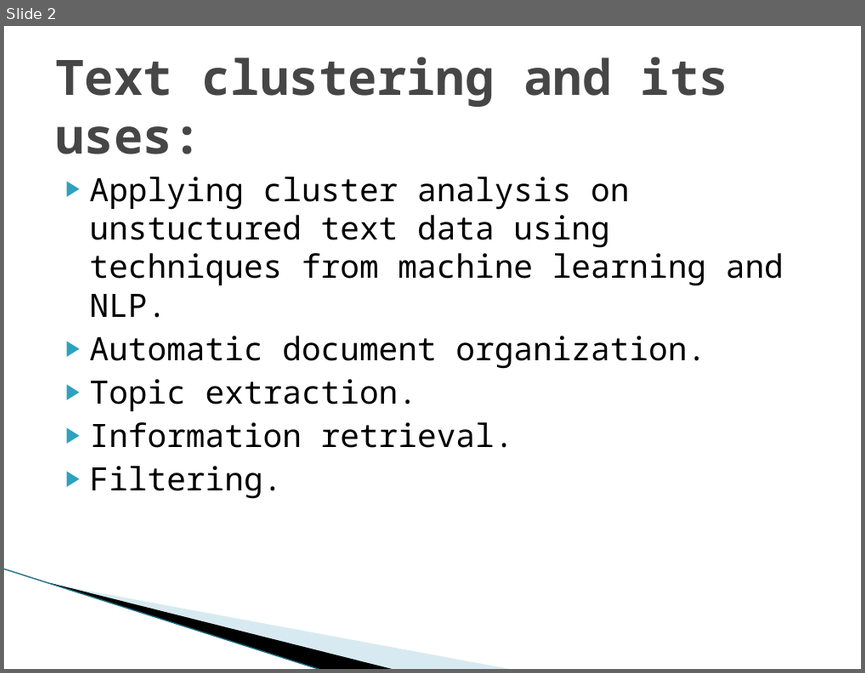
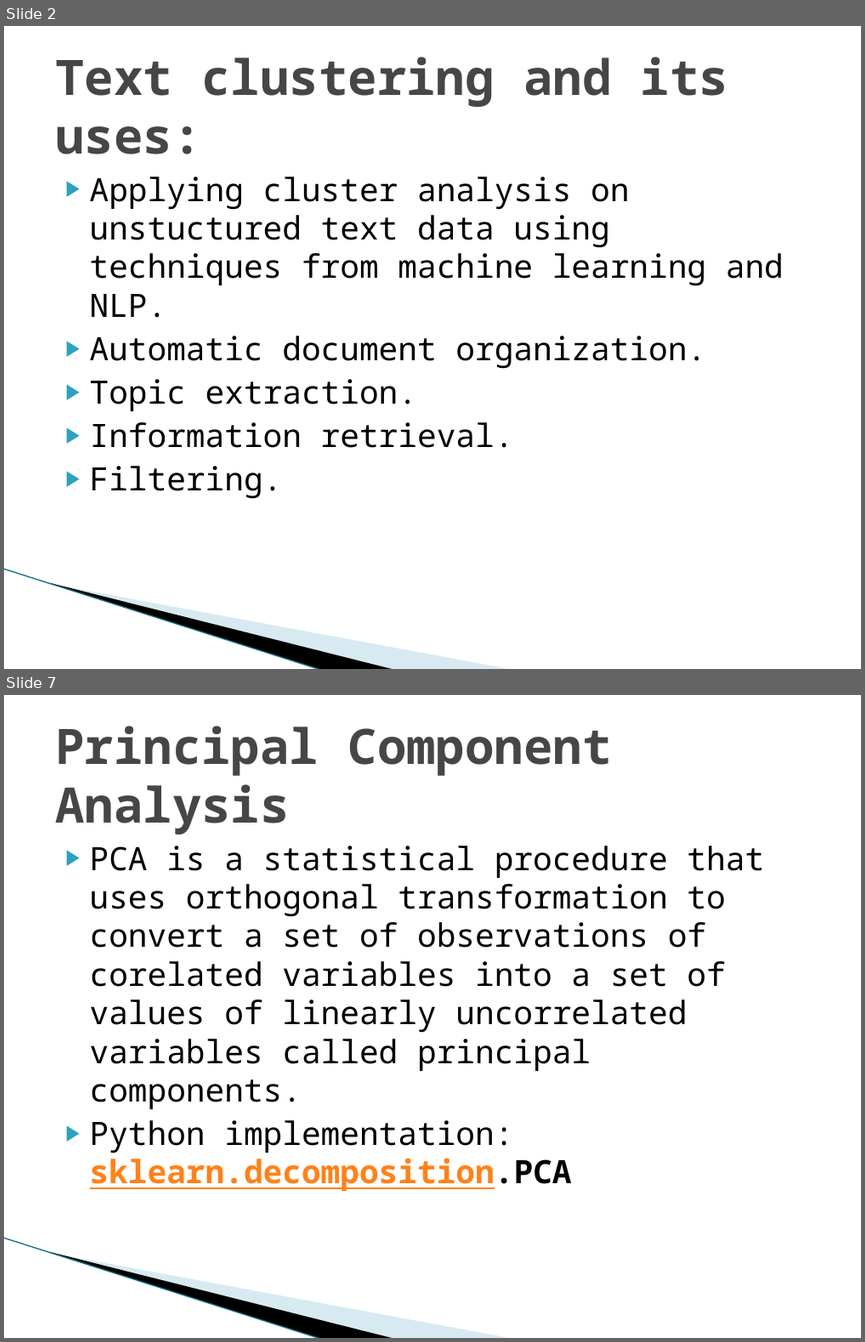
Before and after one commit to Ray784/mini_project, a slide deck: Project ppt.pptx. Shown one above the other, each under a label of ours: slide 2 before the commit, slides 2 and 7 after it; the slides between them are not shown. The pictures are 865x673 and 865x1342 pixels, drawn with LibreOffice and Linux fonts; fonts in the diff are those of the drawing; background and template pictures are left out. Boxes give left, top, right and bottom in pixels: in the first picture for what was removed or moved away, otherwise in the second. Text is boxed around its words. In the diff, an @@ line names an element or a change of style, - is before the commit and + after.

```diff
--- a/Project ppt.pptx
+++ b/Project ppt.pptx
@@ slide 7 added at [4, 695, 861, 1338], background #FFFFFF; not listed: 3 template elements that a slide beside it also shows @@
@@ title added at [55, 726, 612, 834], 41 pt, text #464646, bold @@
+Principal Component Analysis
@@ text added at [90, 845, 764, 1191], 27 pt, text #000000 @@
+▶ PCA is a statistical procedure that uses orthogonal transformation to convert a set of observations of corelated variables into a set of values of linearly uncorrelated variables called principal components.
+▶ Python implementation: sklearn.decomposition.PCA
```
Also in this commit, not shown: 2 slides changed, 3 other slides added, 3 other files.
